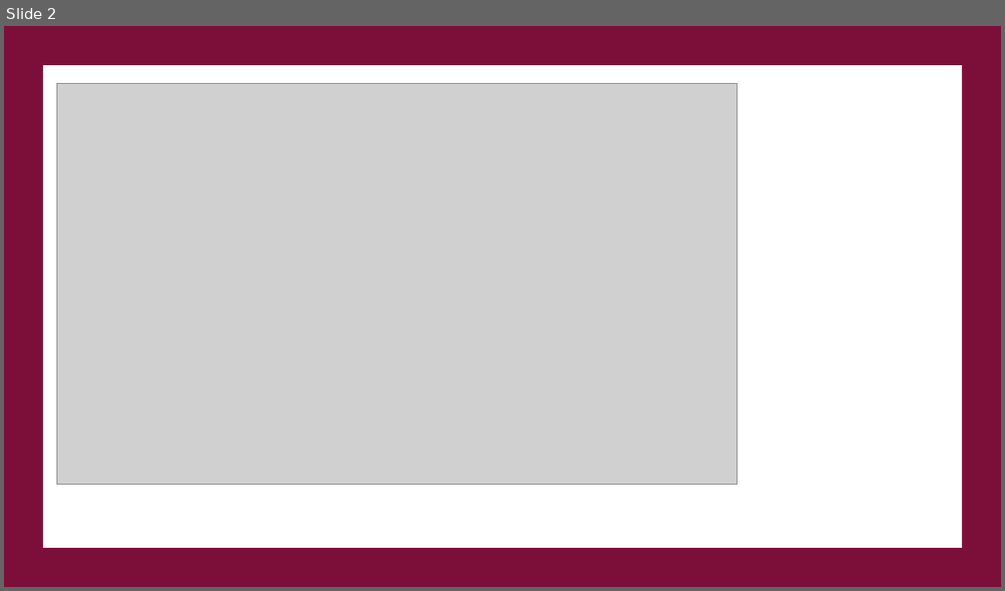
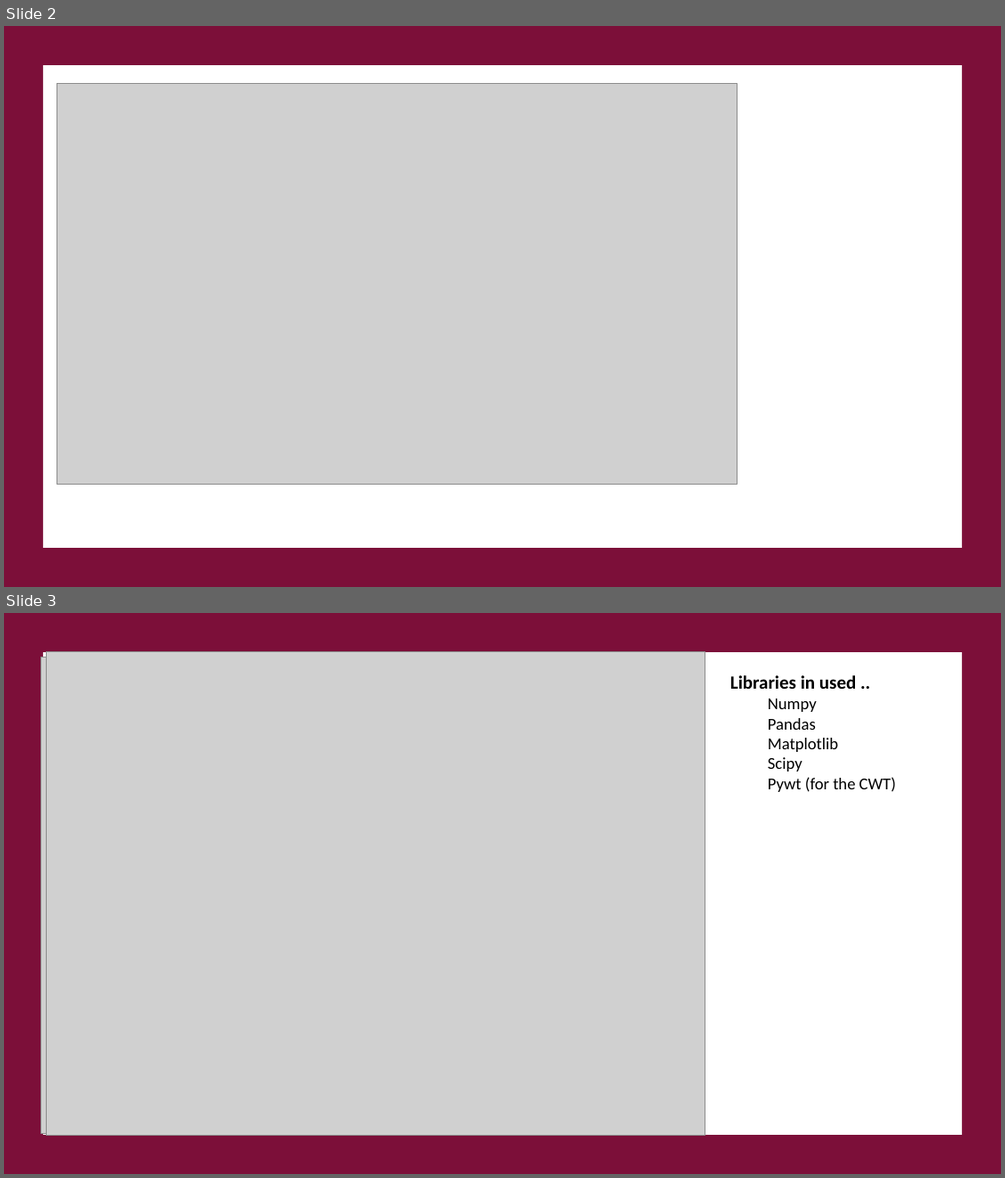
Before and after one commit to galena100/Transform2020, a slide deck: Presentation/4MinSpeech.pptx. Shown one above the other, each under a label of ours: slide 2 before the commit, slides 2 and 3 after it. The pictures are 1005x591 and 1005x1178 pixels, drawn with LibreOffice and Linux fonts; fonts in the diff are those of the drawing; grey boxes stand for pictures. Boxes give left, top, right and bottom in pixels: in the first picture for what was removed or moved away, otherwise in the second. Text is boxed around its words. In the diff, an @@ line names an element or a change of style, - is before the commit and + after.

Commit message:
final draft of powerpoint

```diff
--- a/Presentation/4MinSpeech.pptx
+++ b/Presentation/4MinSpeech.pptx
@@ slide 3 added at <box>4,613,1001,1174</box>, background #FFFFFF @@
@@ rectangle added at <box>4,613,1001,1174</box>, fill #7C0F39 @@
@@ picture added at <box>41,657,695,1133</box> @@
@@ rectangle added at <box>43,653,962,1135</box>, fill #FFFFFF @@
@@ picture added at <box>47,652,704,1135</box> @@
@@ text added at <box>730,675,896,792</box>, 16 pt, text #000000 @@
+Libraries in used ..
+  Numpy
+  Pandas
+  Matplotlib
+  Scipy
+  Pywt (for the CWT)
```
Also in this commit, not shown: 1 slide changed, 2 other slides added, 2 slides removed, 3 other files.
